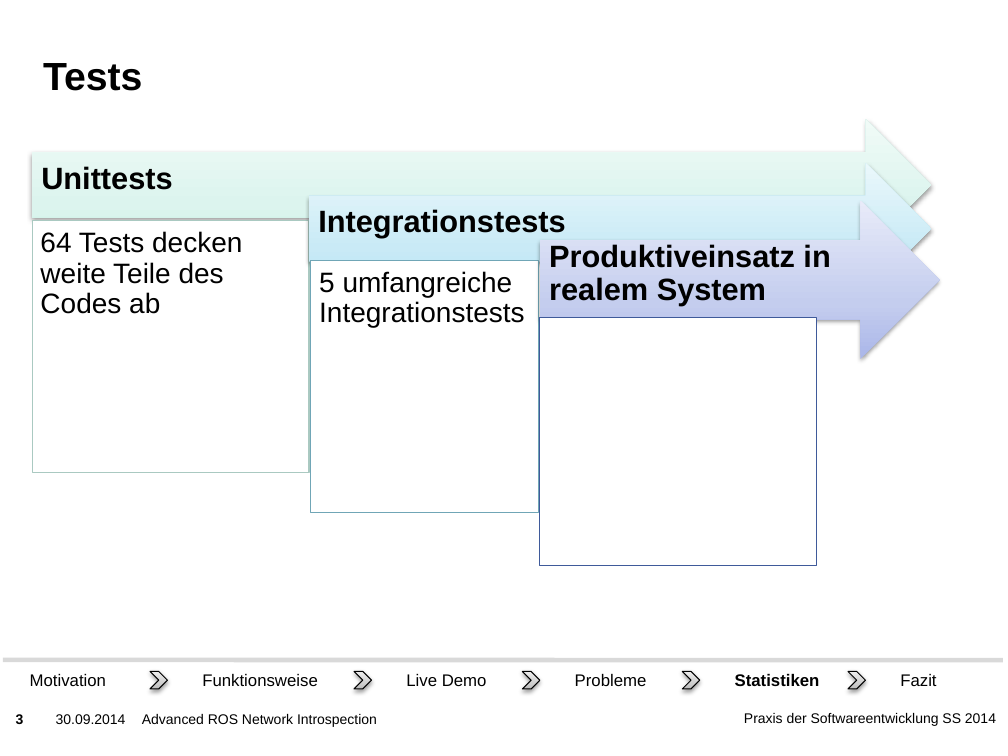
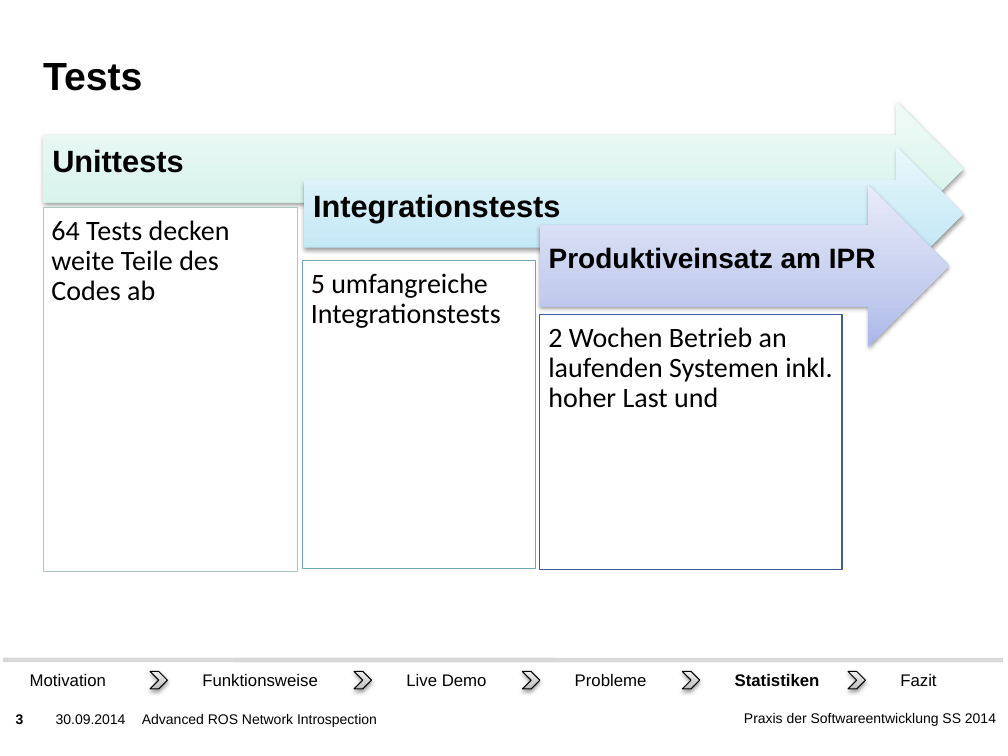
Before and after one commit to ROS-PSE/Documents, a slide deck: slide 3 of Präsentation/Abschluss.pptx. Drawn at 1008x756 pixels with LibreOffice and Linux fonts; fonts in the diff are those of the drawing; background and template pictures are left out. Boxes give left, top, right and bottom in pixels: in the first picture for what was removed or moved away, otherwise in the second. Text is boxed around its words. In the diff, an @@ line names an element or a change of style, - is before the commit and + after.

Commit message:
Abschluss weiter verfeinert

```diff
--- a/Präsentation/Abschluss.pptx
+++ b/Präsentation/Abschluss.pptx
@@ right arrow: place and size @@
-right arrow at (32, 119, 931, 250)
+right arrow at (43, 102, 964, 236)
@@ text "Unittests": place and size @@
-text "Unittests" at (41, 166, 172, 190)
+text "Unittests" at (52, 149, 183, 173)
@@ right arrow: place and size @@
-right arrow at (309, 163, 931, 294)
+right arrow at (303, 146, 963, 280)
@@ text "64 Tests decken weite Teile ..." at (51, 220, 230, 301): font Arial to Calibri @@
@@ text "64 Tests decken weite Teile ...": place and size @@
-text "64 Tests decken weite Teile ..." at (40, 231, 242, 314)
+text "64 Tests decken weite Teile ..." at (51, 220, 230, 301)
@@ rectangle: place and size @@
-rectangle at (32, 221, 309, 473)
+rectangle at (43, 208, 298, 572)
@@ text "Integrationstests": place and size @@
-text "Integrationstests" at (318, 209, 566, 238)
+text "Integrationstests" at (313, 194, 561, 223)
@@ right arrow: place and size @@
-right arrow at (540, 201, 939, 359)
+right arrow at (540, 184, 950, 347)
@@ text "5 umfangreiche Integrationstests": place and size @@
-text "5 umfangreiche Integrationstests" at (319, 271, 525, 328)
+text "5 umfangreiche Integrationstests" at (311, 273, 501, 328)
@@ text "5 umfangreiche Integrationstests" at (311, 273, 501, 328): font Arial to Calibri @@
@@ rectangle: place and size @@
-rectangle at (310, 260, 538, 512)
+rectangle at (302, 260, 535, 569)
@@ text at (549, 247, 876, 269): text changed; size 22 to 20 pt @@
-Produktiveinsatz in realem System
+Produktiveinsatz am IPR
@@ rectangle: place and size @@
-rectangle at (540, 318, 817, 566)
+rectangle at (540, 314, 843, 569)
@@ text added at (548, 327, 832, 408), 20 pt, text #000000 @@
+2 Wochen Betrieb an laufenden Systemen inkl. hoher Last und
```
Also in this commit, not shown: 4 other slides changed, 1 slide added.
